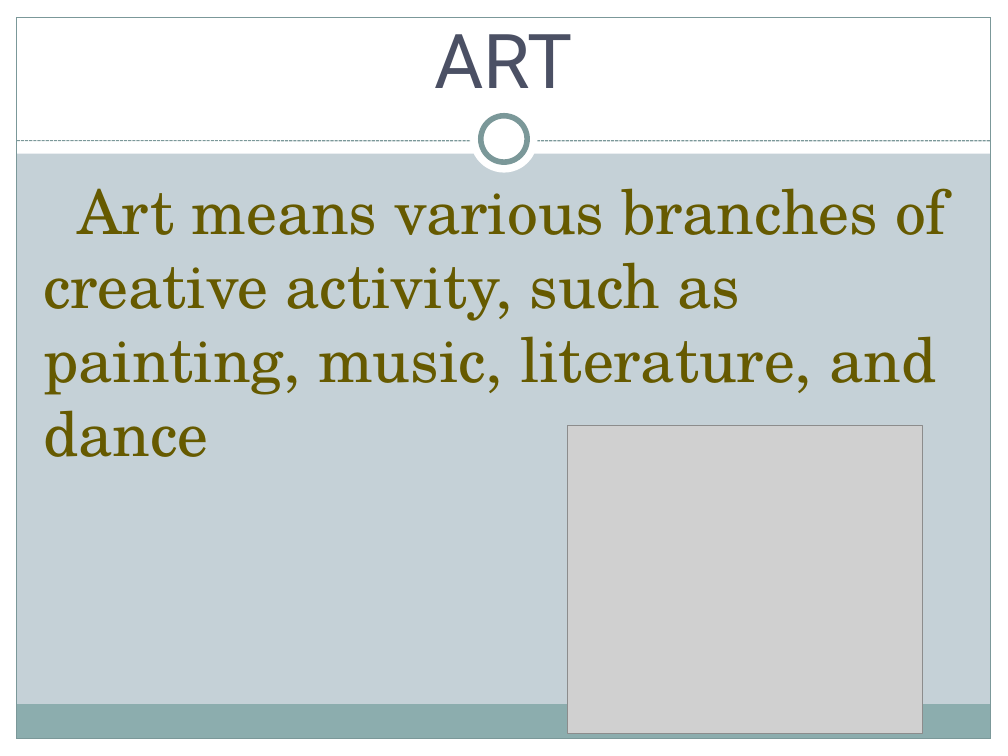
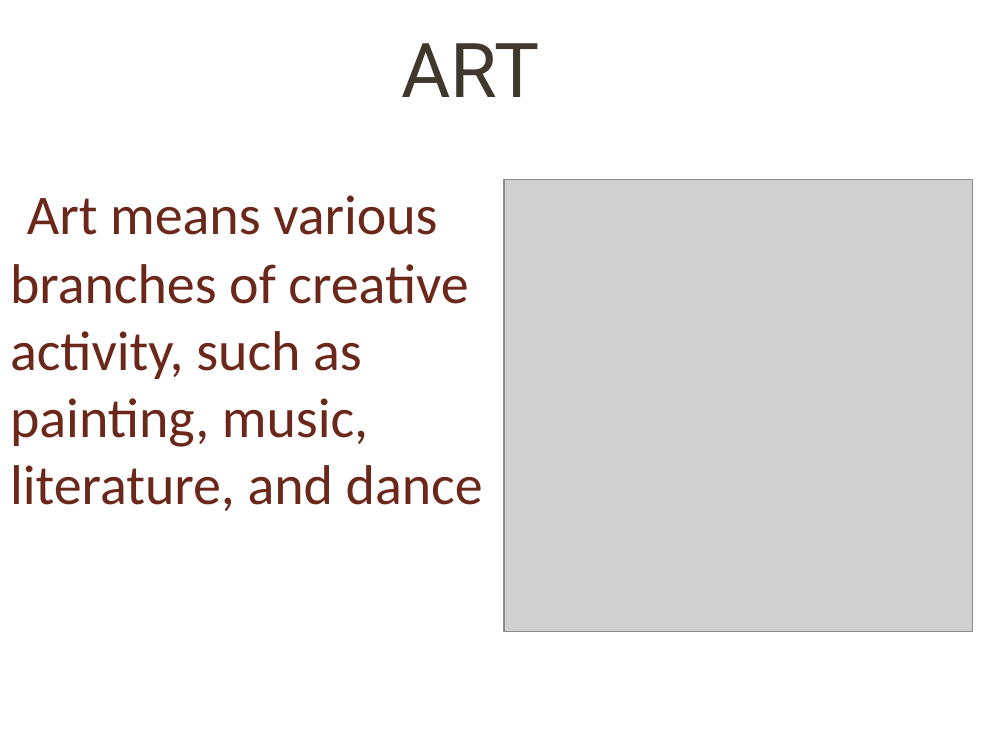
Before and after one commit to varshu519/varsha, a slide deck: slide 2 of Arts and culture.pptx. Drawn at 1008x756 pixels with LibreOffice and Linux fonts; fonts in the diff are those of the drawing; grey boxes stand for pictures; background and template pictures are left out. Boxes give left, top, right and bottom in pixels: in the first picture for what was removed or moved away, otherwise in the second. Text is boxed around its words. In the diff, an @@ line names an element or a change of style, - is before the commit and + after.

```diff
--- a/Arts and culture.pptx
+++ b/Arts and culture.pptx
@@ background #C5D1D7 to picture (left out) @@
@@ title "ART": place and size @@
-title "ART" at box(435, 34, 573, 88)
+title "ART" at box(401, 43, 539, 97)
@@ title "ART" at box(401, 43, 539, 97): text colour #4B5064 to #40382D; vertical alignment bottom to middle @@
@@ rectangle removed at box(0, 0, 1008, 153) @@
@@ rectangle removed at box(0, 0, 17, 756) @@
@@ rounded rectangle added at box(10, 11, 998, 746), fill #FFFFFF @@
@@ rectangle removed at box(17, 17, 991, 739) @@
@@ rectangle removed at box(991, 0, 1008, 756) @@
@@ ellipse removed at box(471, 106, 538, 173) @@
@@ ellipse removed at box(481, 116, 527, 162) @@
@@ line removed from (17, 141) to (991, 141) @@
@@ text "Art means various branches of ...": place and size @@
-text "Art means various branches of ..." at box(43, 188, 946, 457)
+text "Art means various branches of ..." at box(10, 195, 483, 511)
@@ text "Art means various branches of ..." at box(10, 195, 483, 511): size 44 to 40 pt, font TeX Gyre Schola to Calibri, text colour #665A00 to #6C271B @@
@@ picture: place and size @@
-picture at box(568, 425, 922, 733)
+picture at box(504, 179, 973, 632)
@@ rectangle removed at box(16, 705, 990, 739) @@
@@ rectangle removed at box(0, 739, 1008, 756) @@
```
Also in this commit, not shown: 7 other slides changed, 1 slide added, 1 slide removed.
